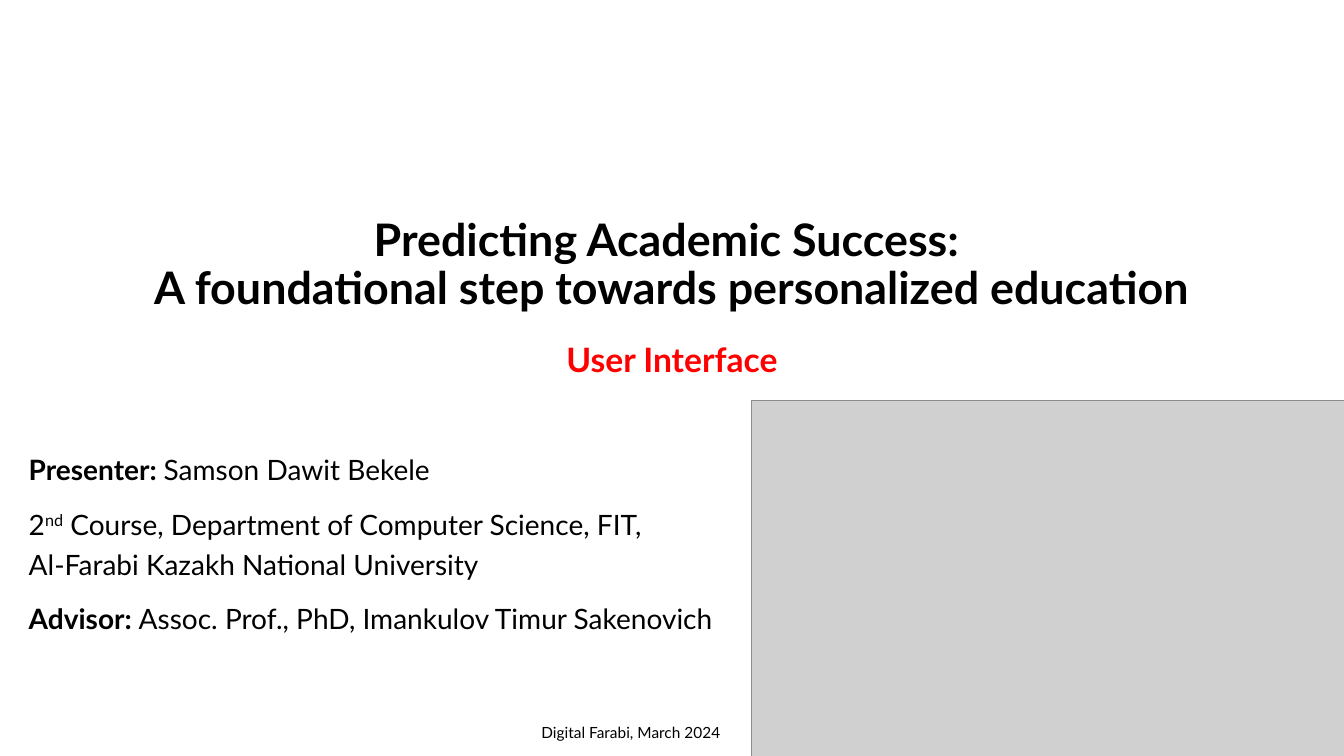
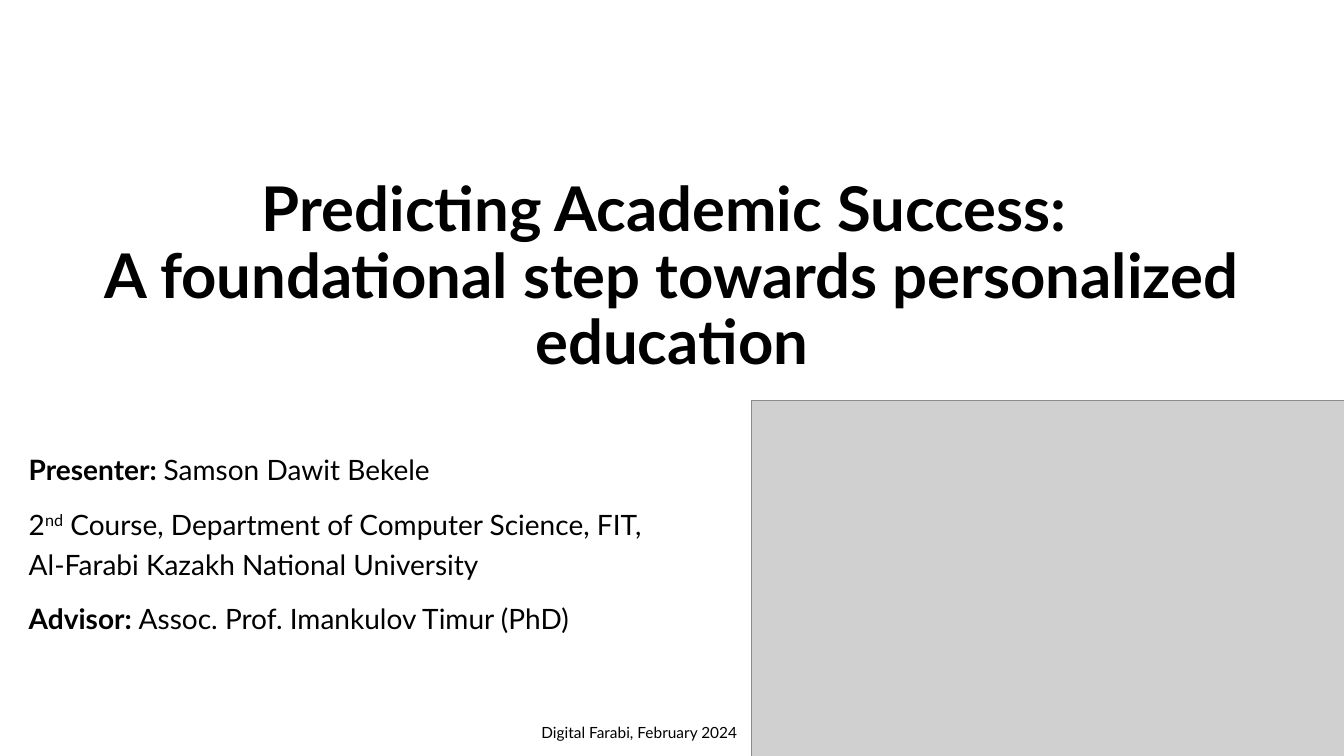
Before and after one commit to samsondawit/student-success, a slide deck: slide 1 of GUI/Concept presentation.pptx. Drawn at 1344x756 pixels with LibreOffice and Linux fonts; fonts in the diff are those of the drawing; grey boxes stand for pictures. Boxes give left, top, right and bottom in pixels: in the first picture for what was removed or moved away, otherwise in the second. Text is boxed around its words. In the diff, an @@ line names an element or a change of style, - is before the commit and + after.

```diff
--- a/GUI/Concept presentation.pptx
+++ b/GUI/Concept presentation.pptx
@@ title "Predicting Academic Success: A foundational ..." moved from (x1=154, y1=222, x2=1188, y2=312) to (x1=104, y1=185, x2=1239, y2=365) @@
@@ title "Predicting Academic Success: A foundational ..." at (x1=104, y1=185, x2=1239, y2=365): size 32 to 44 pt @@
@@ text removed at (x1=566, y1=347, x2=777, y2=373) @@
-User Interface
@@ subtitle at (x1=29, y1=607, x2=569, y2=633): text changed @@
-Advisor: Assoc. Prof., PhD, Imankulov Timur Sakenovich
+Advisor: Assoc. Prof. Imankulov Timur (PhD)
@@ text at (x1=541, y1=726, x2=737, y2=741): text changed @@
-Digital Farabi, March 2024
+Digital Farabi, February 2024
```
Also in this commit, not shown: 2 other slides changed, 4 slides added, 5 slides removed.
